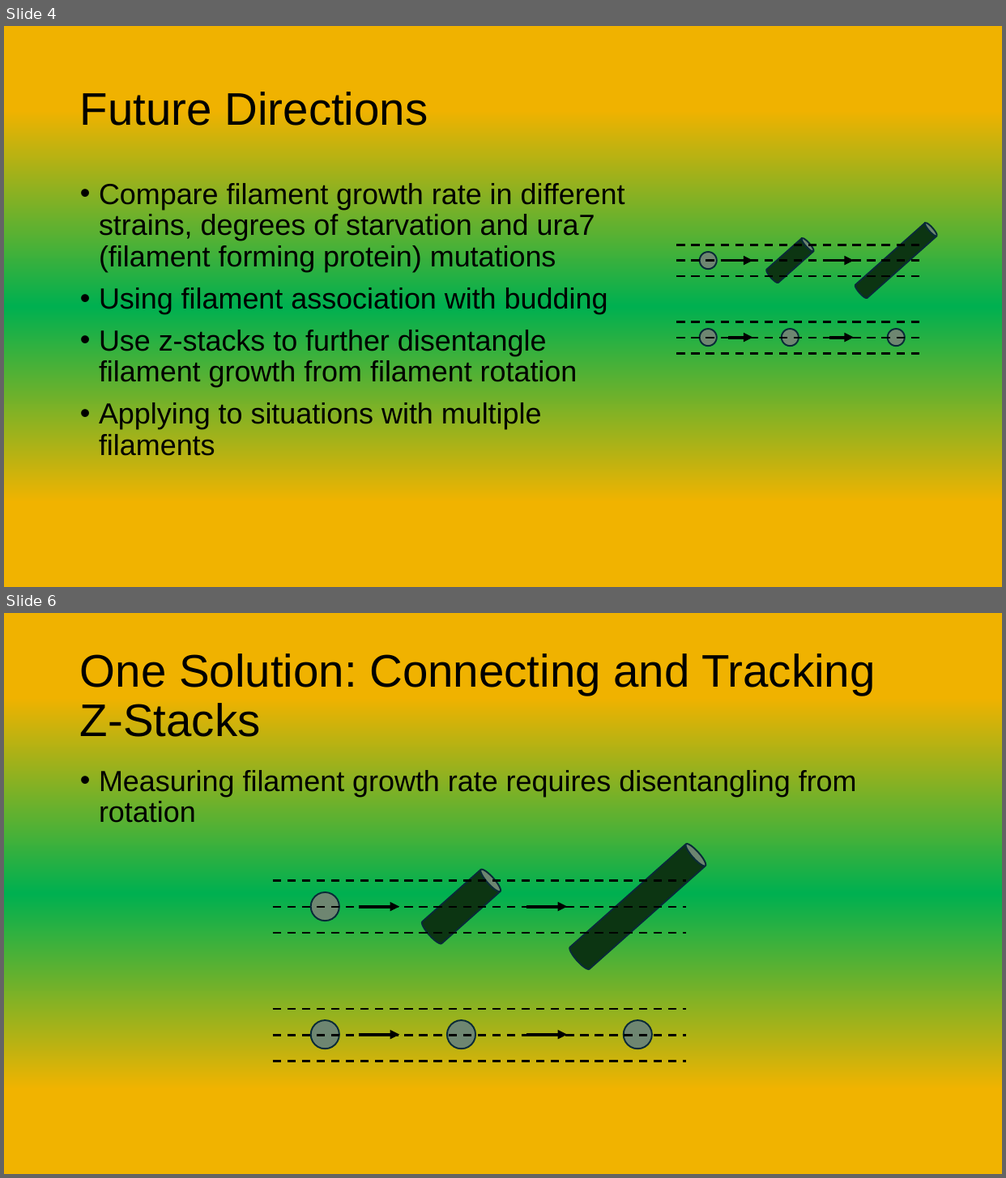
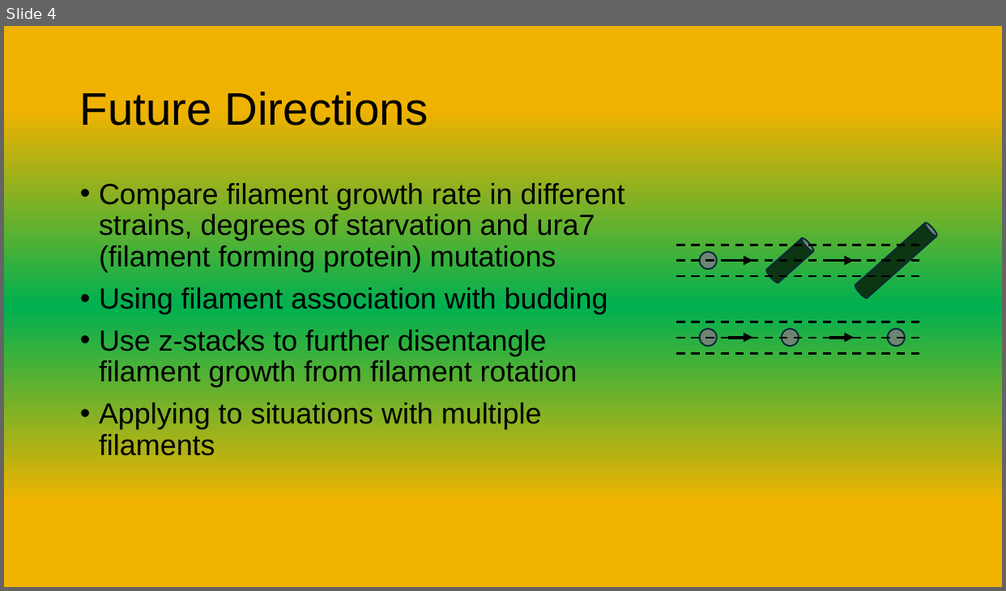
Before and after one commit to briandaniel14/biohack, a slide deck: Presentations/Biohack_Presentation.pptx. Shown one above the other, each under a label of ours: slides 4 and 6 before the commit, slide 4 after it; the slides between them are not shown. The pictures are 1006x1178 and 1006x591 pixels, drawn with LibreOffice and Linux fonts; fonts in the diff are those of the drawing. Boxes give left, top, right and bottom in pixels: in the first picture for what was removed or moved away, otherwise in the second. Text is boxed around its words. In the diff, an @@ line names an element or a change of style, - is before the commit and + after.

```diff
--- a/Presentations/Biohack_Presentation.pptx
+++ b/Presentations/Biohack_Presentation.pptx
@@ slide 6 removed at bbox=[4, 613, 1002, 1174], background gradient #F0B200 to #00B050 to #F1B300 @@
@@ title removed at bbox=[80, 653, 875, 737] @@
-One Solution: Connecting and Tracking Z-Stacks
@@ text removed at bbox=[99, 770, 857, 823] @@
-• Measuring filament growth rate requires disentangling from rotation
@@ group removed at bbox=[273, 842, 708, 1062]: 6 lines, 4 ellipses, 4 arrows, 2 cylinders @@
```
Also in this commit, not shown: 1 other slide removed.
